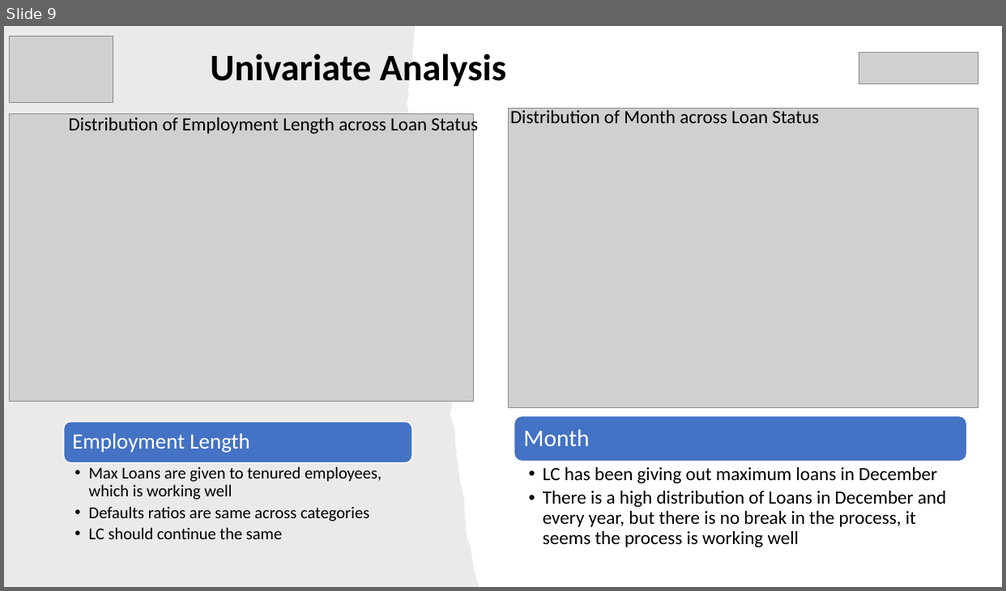
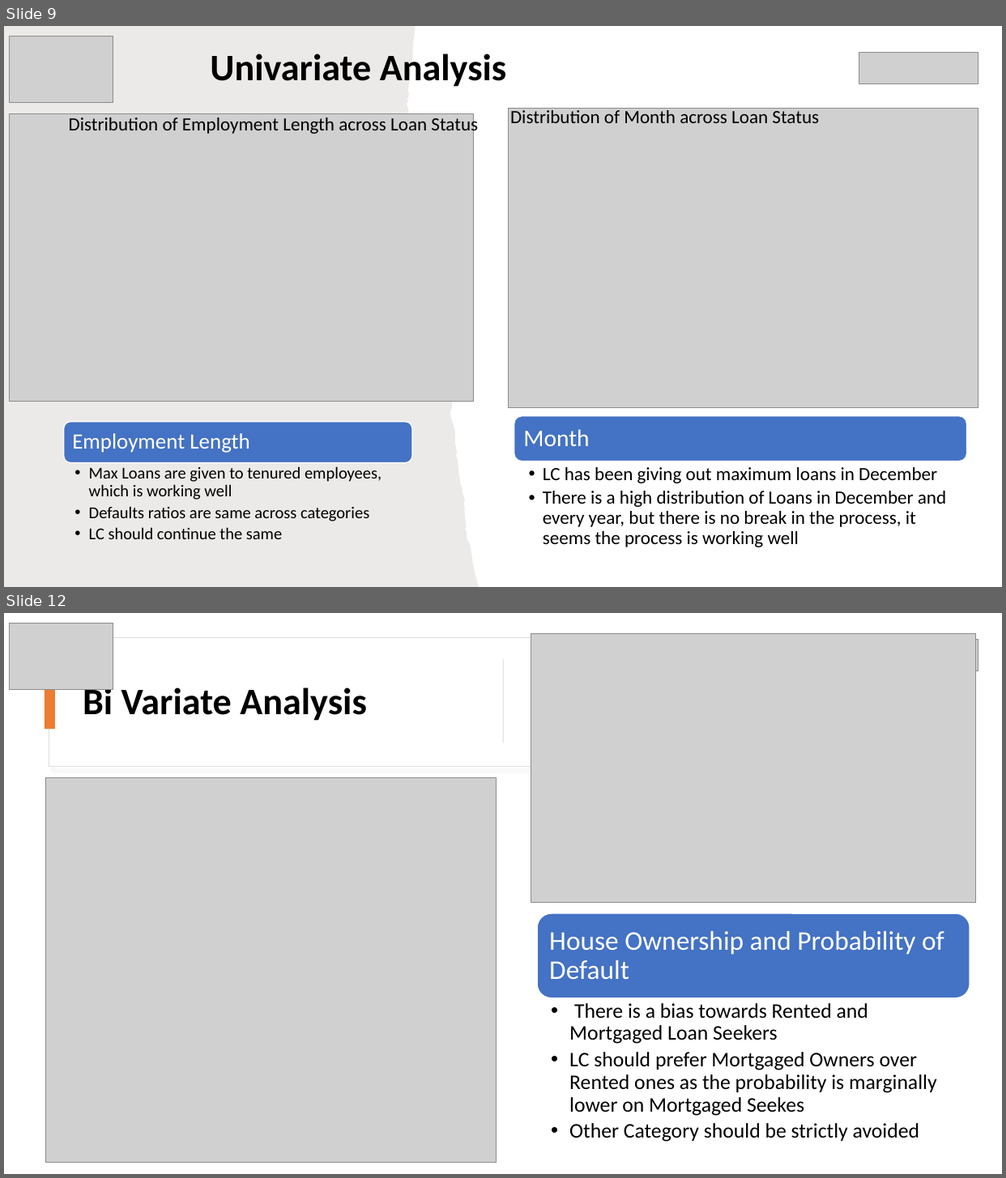
Before and after one commit to rramchan12/Lending-Club-EDA-CaseStudy, a slide deck: LendingClubCaseStudy.pptx. Shown one above the other, each under a label of ours: slide 9 before the commit, slides 9 and 12 after it; the slides between them are not shown. The pictures are 1006x591 and 1006x1178 pixels, drawn with LibreOffice and Linux fonts; fonts in the diff are those of the drawing; grey boxes stand for pictures; background and template pictures are left out. Boxes give left, top, right and bottom in pixels: in the first picture for what was removed or moved away, otherwise in the second. Text is boxed around its words. In the diff, an @@ line names an element or a change of style, - is before the commit and + after.

```diff
--- a/LendingClubCaseStudy.pptx
+++ b/LendingClubCaseStudy.pptx
@@ slide 12 added at (4,613,1002,1174), background #FFFFFF @@
@@ picture added at (9,623,113,689) @@
@@ picture added at (531,633,976,903) @@
@@ text added at (611,632,777,655), 18 pt, text #000000 @@
+Loan Amt Distribution
@@ rectangle added at (49,637,957,766), fill #FFFFFF, outline #DEDEDE 1 pt @@
@@ rectangle added at (503,659,504,743), fill #D5D5D5 @@
@@ picture added at (859,640,978,671) @@
@@ rectangle added at (44,676,55,730), fill #ED7D31 @@
@@ title added at (83,688,366,723), 36 pt, text #000000, bold @@
+Bi Variate Analysis
@@ picture added at (46,778,496,1163) @@
@@ rounded rectangle added at (537,914,970,999), fill #4472C4, outline #FFFFFF 1 pt @@
@@ text added at (549,931,944,979), 26 pt, text #FFFFFF @@
+House Ownership and Probability of Default
@@ text added at (569,1003,937,1142), 20 pt, text #000000 @@
+  • There is a bias towards Rented and Mortgaged Loan Seekers
+  • LC should prefer Mortgaged Owners over Rented ones as the probability is marginally lower on Mortgaged Seekes
+  • Other Category should be strictly avoided
```
Also in this commit, not shown: 3 slides changed, 1 other slide added, 3 slides removed.
